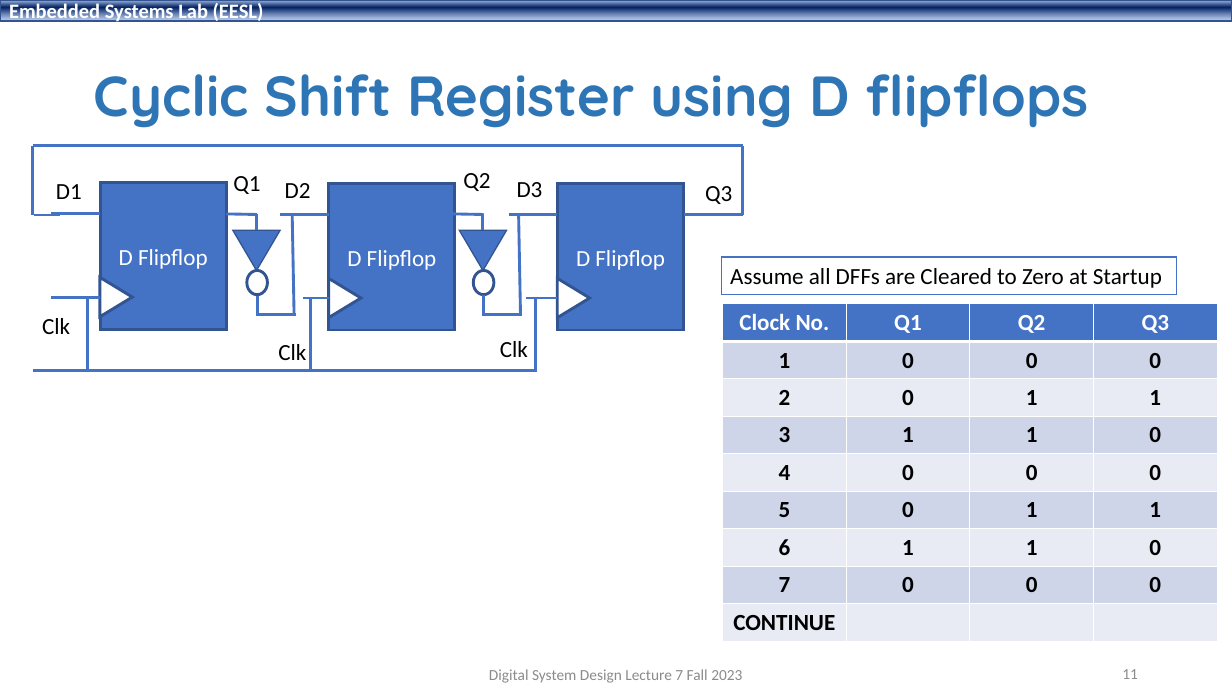
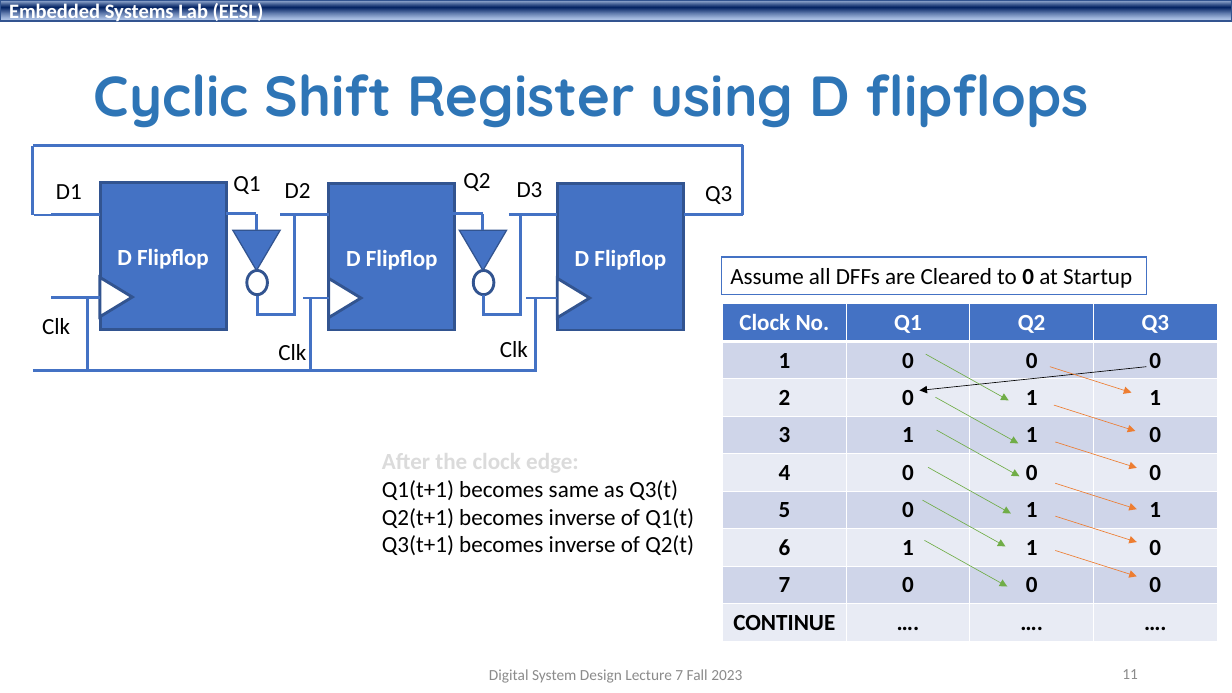
Before and after one commit to shahidmasud/shahidmasud.github.io, a slide deck: slide 11 of DSD_Lec7_Fall2023.ppsx. Drawn at 1232x693 pixels with LibreOffice and Linux fonts; fonts in the diff are those of the drawing; background and template pictures are left out. Boxes give left, top, right and bottom in pixels: in the first picture for what was removed or moved away, otherwise in the second. Text is boxed around its words. In the diff, an @@ line names an element or a change of style, - is before the commit and + after.

```diff
--- a/DSD_Lec7_Fall2023.ppsx
+++ b/DSD_Lec7_Fall2023.ppsx
@@ bold on in 3 elements at bbox=[100, 183, 226, 329], bbox=[329, 184, 456, 330], bbox=[557, 184, 684, 330] @@
@@ rectangle "Assume all DFFs are Cleared ...": place and size @@
-rectangle "Assume all DFFs are Cleared ..." at bbox=[721, 257, 1177, 294]
+rectangle "Assume all DFFs are Cleared ..." at bbox=[721, 257, 1146, 294]
@@ text in rectangle at bbox=[730, 268, 1132, 288]: text changed @@
-Assume all DFFs are Cleared to Zero at Startup
+Assume all DFFs are Cleared to 0 at Startup
@@ table at bbox=[723, 304, 1218, 641] @@
-row 9: CONTINUE |  |  | 
+row 9: CONTINUE | …. | …. | ….
@@ arrow added from (926, 354) to (1009, 400), #70AD47 0.5 pt @@
@@ arrow added from (1147, 367) to (920, 391), #000000 0.5 pt @@
@@ arrow added from (1050, 367) to (1132, 393), #ED7D31 0.5 pt @@
@@ arrow added from (935, 397) to (1019, 444), #70AD47 0.5 pt @@
@@ arrow added from (1055, 405) to (1136, 431), #ED7D31 0.5 pt @@
@@ text added at bbox=[382, 448, 694, 555], 18 pt, text #000000 @@
+After the clock edge:
+Q1(t+1) becomes same as Q3(t)
+Q2(t+1) becomes inverse of Q1(t)
+Q3(t+1) becomes inverse of Q2(t)
@@ arrow added from (937, 430) to (1019, 476), #70AD47 0.5 pt @@
@@ arrow added from (1055, 442) to (1137, 468), #ED7D31 0.5 pt @@
@@ arrow added from (928, 468) to (1011, 514), #70AD47 0.5 pt @@
@@ arrow added from (923, 500) to (1006, 546), #70AD47 0.5 pt @@
@@ arrow added from (1055, 483) to (1137, 509), #ED7D31 0.5 pt @@
@@ arrow added from (1055, 517) to (1137, 543), #ED7D31 0.5 pt @@
@@ arrow added from (924, 541) to (1007, 587), #70AD47 0.5 pt @@
@@ arrow added from (1055, 551) to (1137, 577), #ED7D31 0.5 pt @@
```
Also in this commit, not shown: 9 other slides changed, 1 other file.
